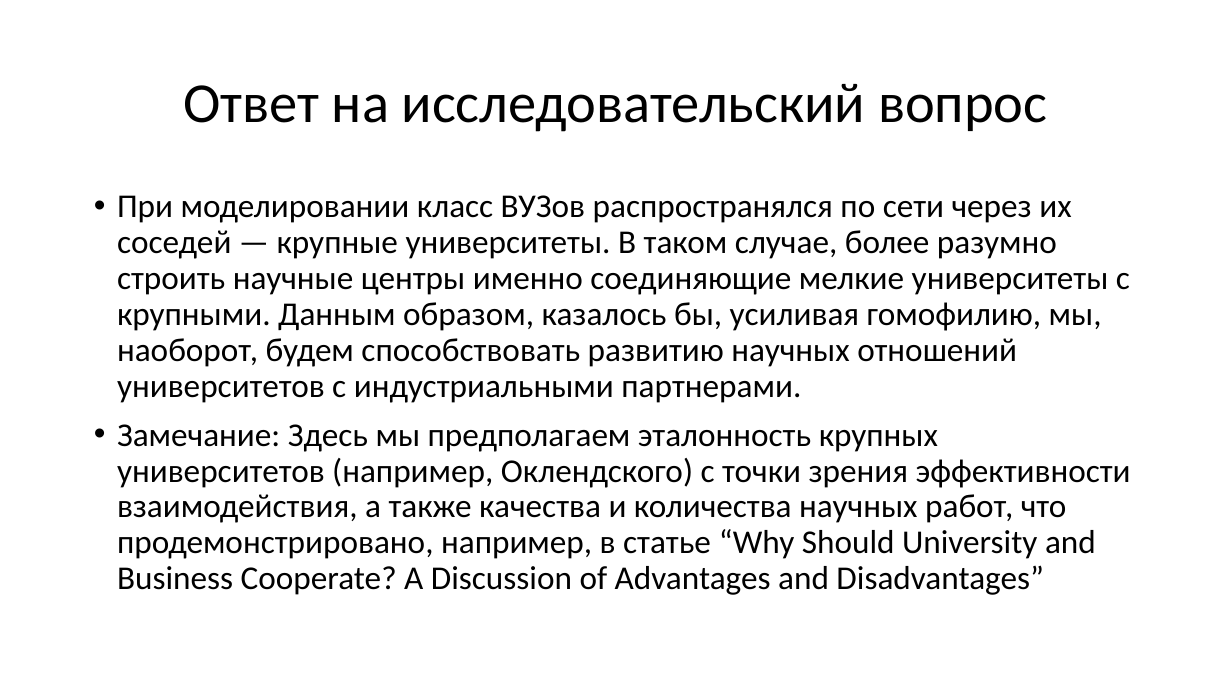
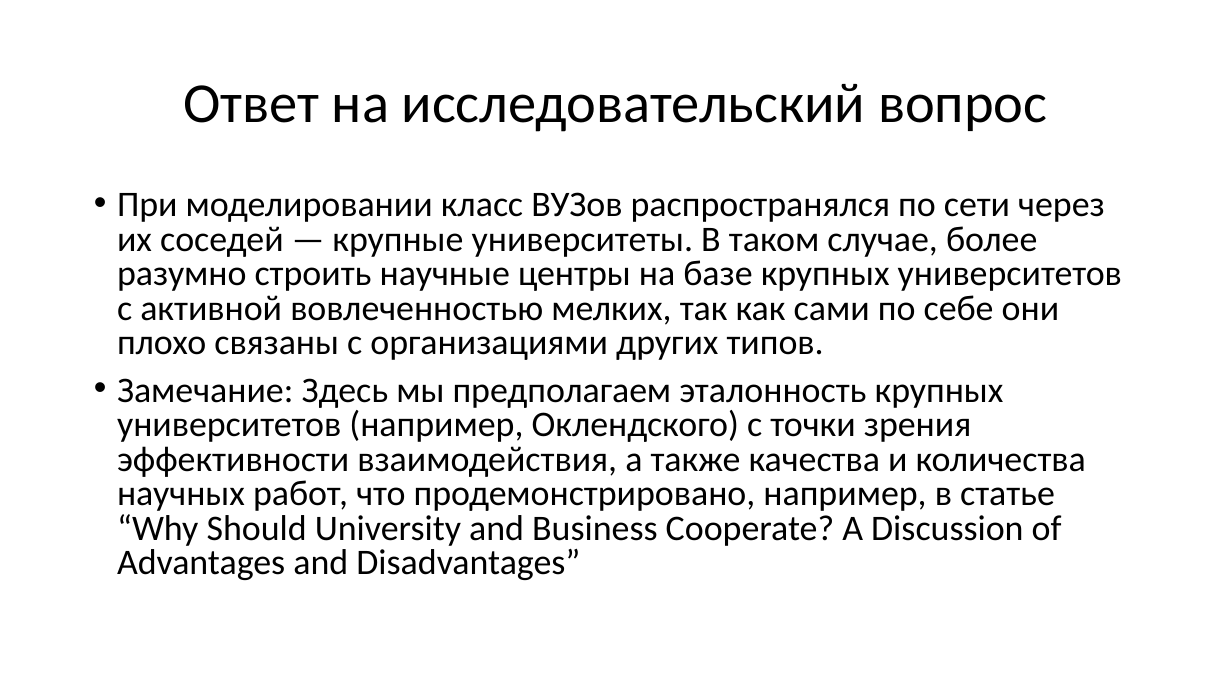
Before and after one commit to justniks/RProjects_EF, a slide deck: slide 37 of Networks/Issledovanie_nauchnogo_sotrudnichestva_v_Novoy_Zelandii.pptx. Drawn at 1232x693 pixels with LibreOffice and Linux fonts; fonts in the diff are those of the drawing. Boxes give left, top, right and bottom in pixels: in the first picture for what was removed or moved away, otherwise in the second. Text is boxed around its words. In the diff, an @@ line names an element or a change of style, - is before the commit and + after.

Commit message:
change presentation

```diff
--- a/Networks/Issledovanie_nauchnogo_sotrudnichestva_v_Novoy_Zelandii.pptx
+++ b/Networks/Issledovanie_nauchnogo_sotrudnichestva_v_Novoy_Zelandii.pptx
@@ text at [117,192,1122,360]: text changed; size 25.9 to 28 pt @@
-• При моделировании класс ВУЗов распространялся по сети через их соседей — крупные университеты. В таком случае, более разумно строить научные центры именно соединяющие мелкие университеты с крупными. Данным образом, казалось бы, усиливая гомофилию, мы, наоборот, будем способствовать развитию научных отношений университетов с индустриальными партнерами.
+• При моделировании класс ВУЗов распространялся по сети через их соседей — крупные университеты. В таком случае, более разумно строить научные центры на базе крупных университетов с активной вовлеченностью мелких, так как сами по себе они плохо связаны с организациями других типов.
@@ text at [117,378,1086,580]: size 25.9 to 28 pt in "Замечание: Здесь мы предполагаем эталонность крупных универс ..."; line spacing 0.9 to 0.8 @@
```
Also in this commit, not shown: 3 other files.
